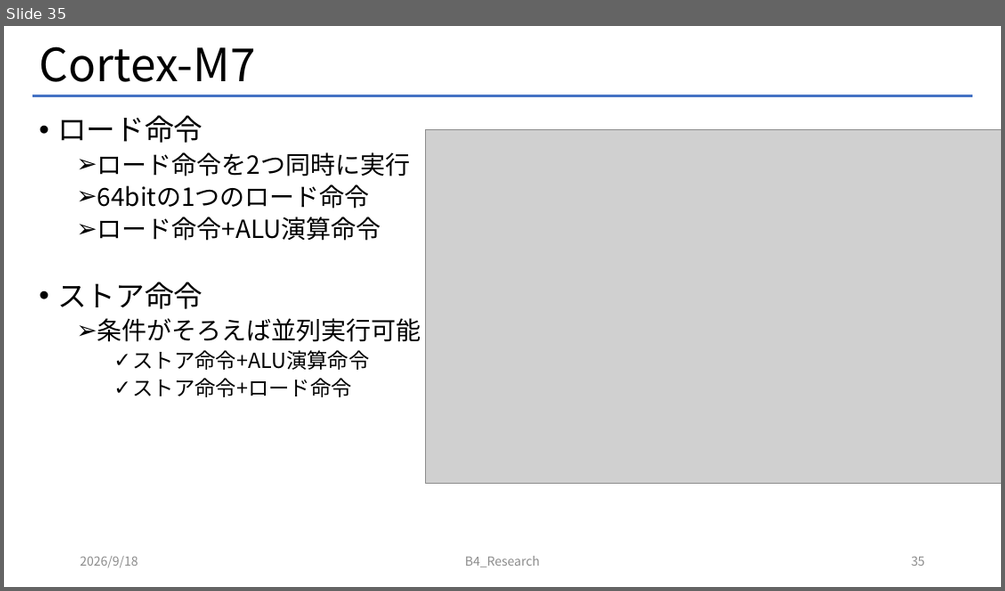
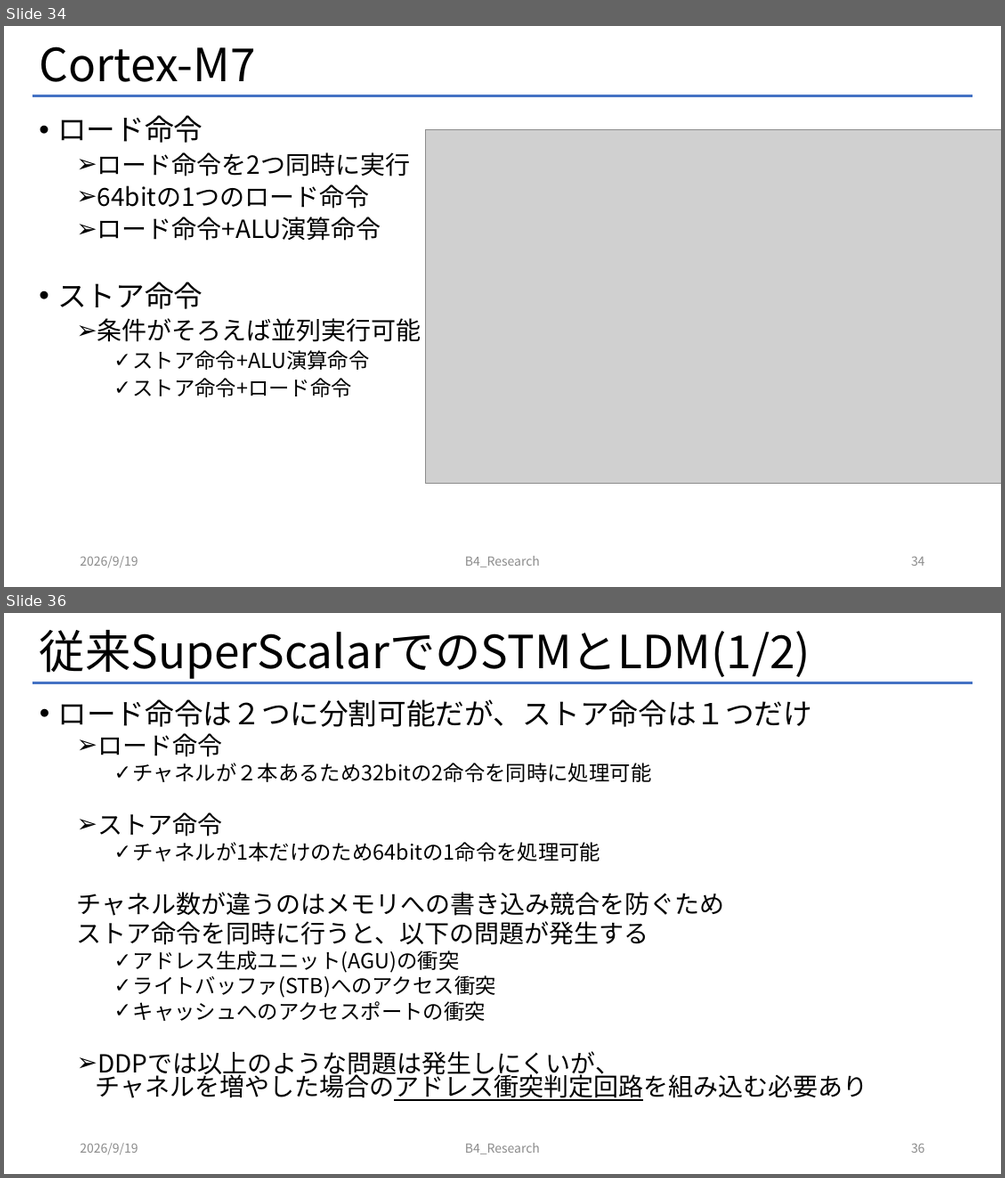
Before and after one commit to Mattya009/SuperScalar_DDP, a slide deck: DDP_SuperScalar.pptx. Shown one above the other, each under a label of ours: slide 35 before the commit, slides 34 and 36 after it; the slides between them are not shown. The pictures are 1005x591 and 1005x1178 pixels, drawn with LibreOffice and Linux fonts; fonts in the diff are those of the drawing; grey boxes stand for pictures. Boxes give left, top, right and bottom in pixels: in the first picture for what was removed or moved away, otherwise in the second. Text is boxed around its words. In the diff, an @@ line names an element or a change of style, - is before the commit and + after.

```diff
--- a/DDP_SuperScalar.pptx
+++ b/DDP_SuperScalar.pptx
@@ slide 36 added at [4, 613, 1001, 1174], background #FFFFFF; not listed: 1 template element that a slide beside it also shows @@
@@ title added at [40, 630, 810, 679], 44 pt, text #000000 @@
+従来SuperScalarでのSTMとLDM(1/2)
@@ text added at [58, 699, 868, 1101], 24 pt, text #000000 @@
+• ロード命令は２つに分割可能だが、ストア命令は１つだけ
+  ➢ ロード命令
+    ✓ チャネルが２本あるため32bitの2命令を同時に処理可能
+  ➢ ストア命令
+    ✓ チャネルが1本だけのため64bitの1命令を処理可能
+  チャネル数が違うのはメモリへの書き込み競合を防ぐため
+  ストア命令を同時に行うと、以下の問題が発生する
+    ✓ アドレス生成ユニット(AGU)の衝突
+    ✓ ライトバッファ(STB)へのアクセス衝突
+    ✓ キャッシュへのアクセスポートの衝突
+  ➢ DDPでは以上のような問題は発生しにくいが、
+    チャネルを増やした場合のアドレス衝突判定回路を組み込む必要あり
@@ text added at [80, 1143, 138, 1154], 12 pt, text #8C8C8C @@
+2026/9/19
@@ text added at [465, 1143, 540, 1154], 12 pt, text #8C8C8C @@
+B4_Research
@@ page number added at [911, 1143, 925, 1152], 12 pt, text #8C8C8C @@
+36
@@ what was slide 35 is now slide 34 @@
@@ page number at [911, 556, 925, 565]: text changed @@
-35
+34
```
Also in this commit, not shown: 71 other slides changed, 6 other slides added, 5 other files.
